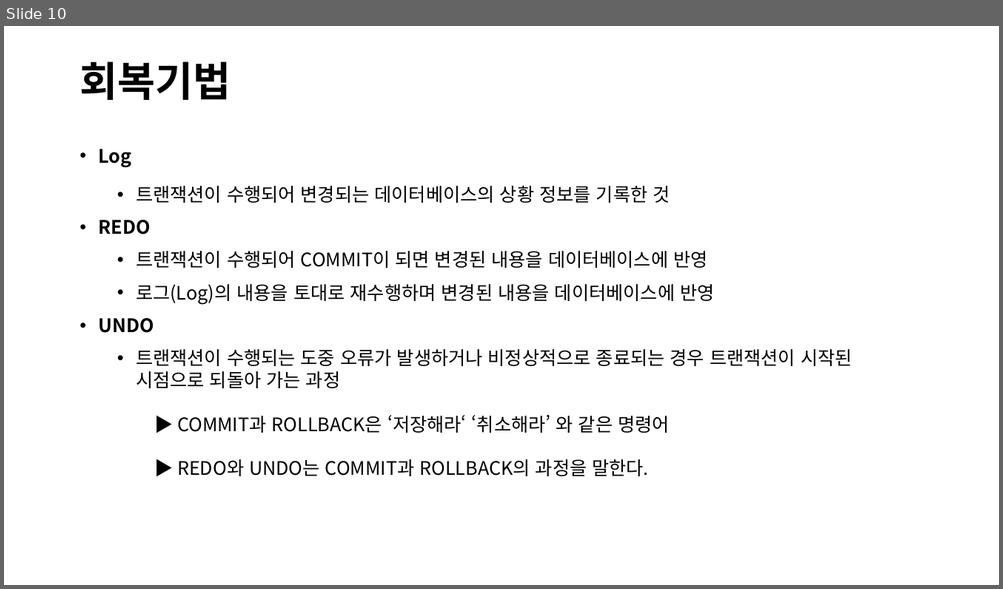
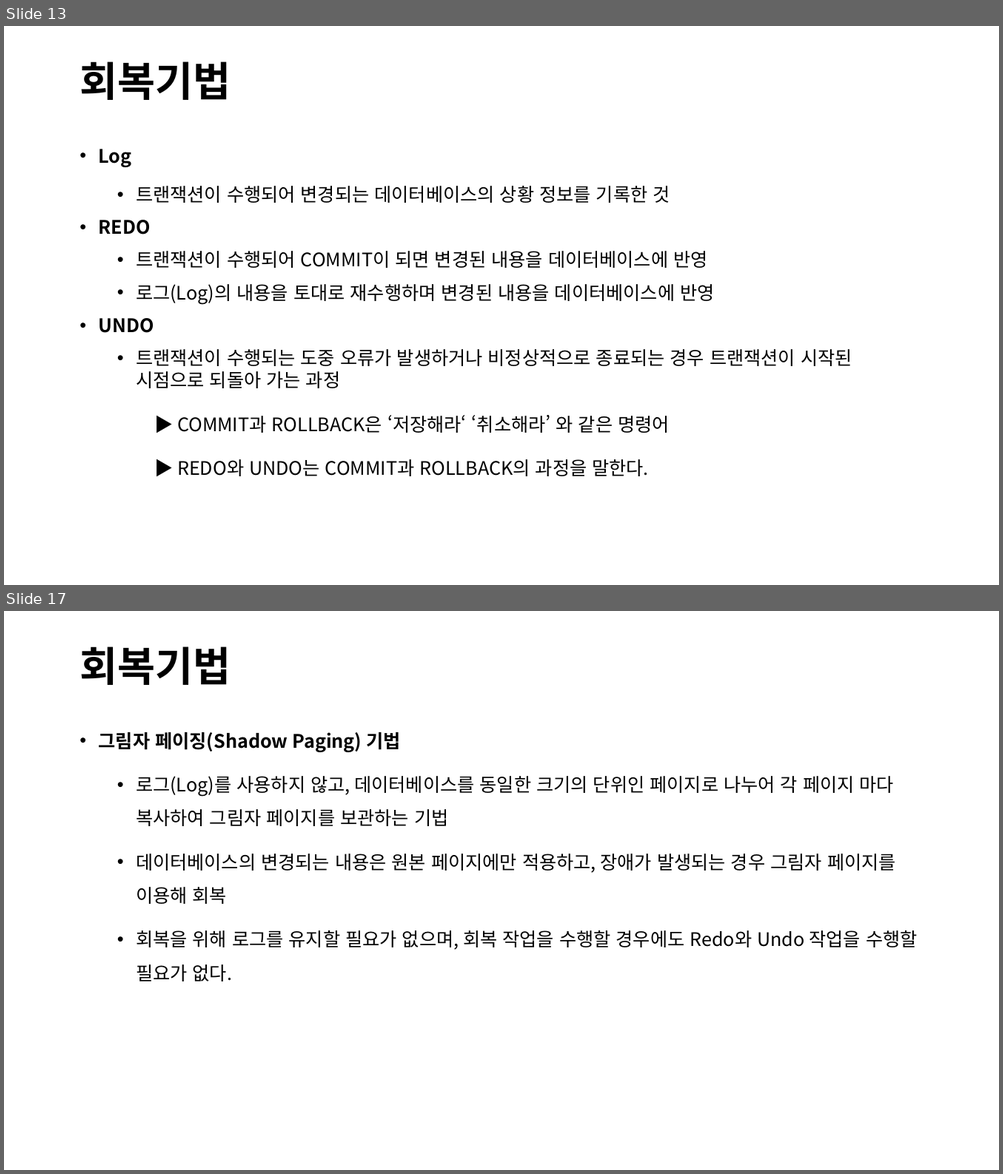
Before and after one commit to lhs501/mirim, a slide deck: TT.pptx. Shown one above the other, each under a label of ours: slide 10 before the commit, slides 13 and 17 after it; the slides between them are not shown. The pictures are 1003x589 and 1003x1174 pixels, drawn with LibreOffice and Linux fonts; fonts in the diff are those of the drawing. Boxes give left, top, right and bottom in pixels: in the first picture for what was removed or moved away, otherwise in the second. Text is boxed around its words. In the diff, an @@ line names an element or a change of style, - is before the commit and + after.

```diff
--- a/TT.pptx
+++ b/TT.pptx
@@ slide 17 added at [4,611,999,1170], background #FFFFFF @@
@@ title added at [79,647,230,685], 39.6 pt, text #000000, bold @@
+회복기법
@@ text added at [99,732,917,982], 18 pt, text #000000 @@
+• 그림자 페이징(Shadow Paging) 기법
+    • 로그(Log)를 사용하지 않고, 데이터베이스를 동일한 크기의 단위인 페이지로 나누어 각 페이지 마다 복사하여 그림자 페이지를 보관하는 기법
+    • 데이터베이스의 변경되는 내용은 원본 페이지에만 적용하고, 장애가 발생되는 경우 그림자 페이지를 이용해 회복
+    • 회복을 위해 로그를 유지할 필요가 없으며, 회복 작업을 수행할 경우에도 Redo와 Undo 작업을 수행할 필요가 없다.
@@ what was slide 10 is now slide 13 @@
```
Also in this commit, not shown: 3 slides changed, 4 other slides added, 1 other file.
